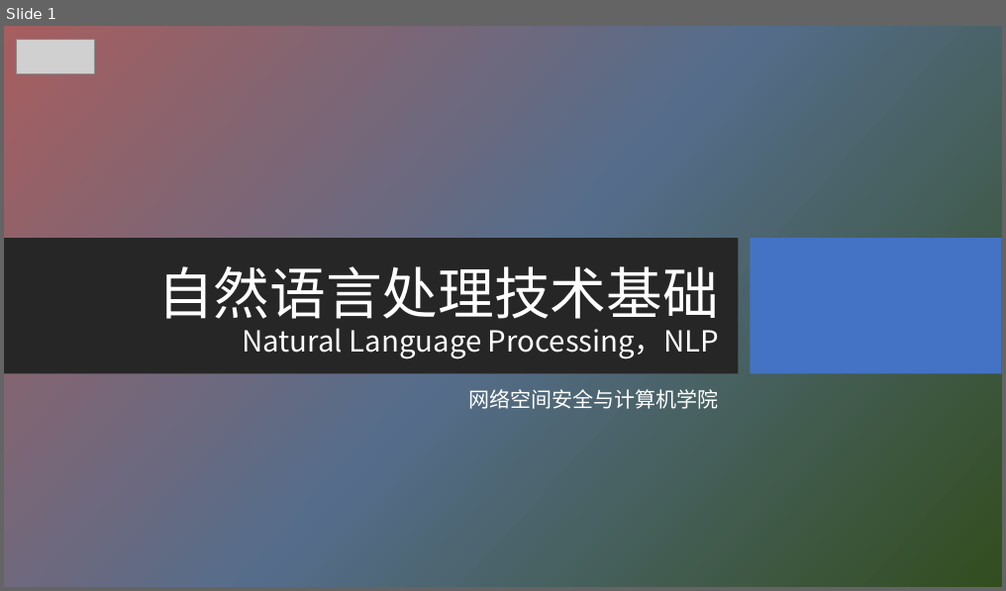
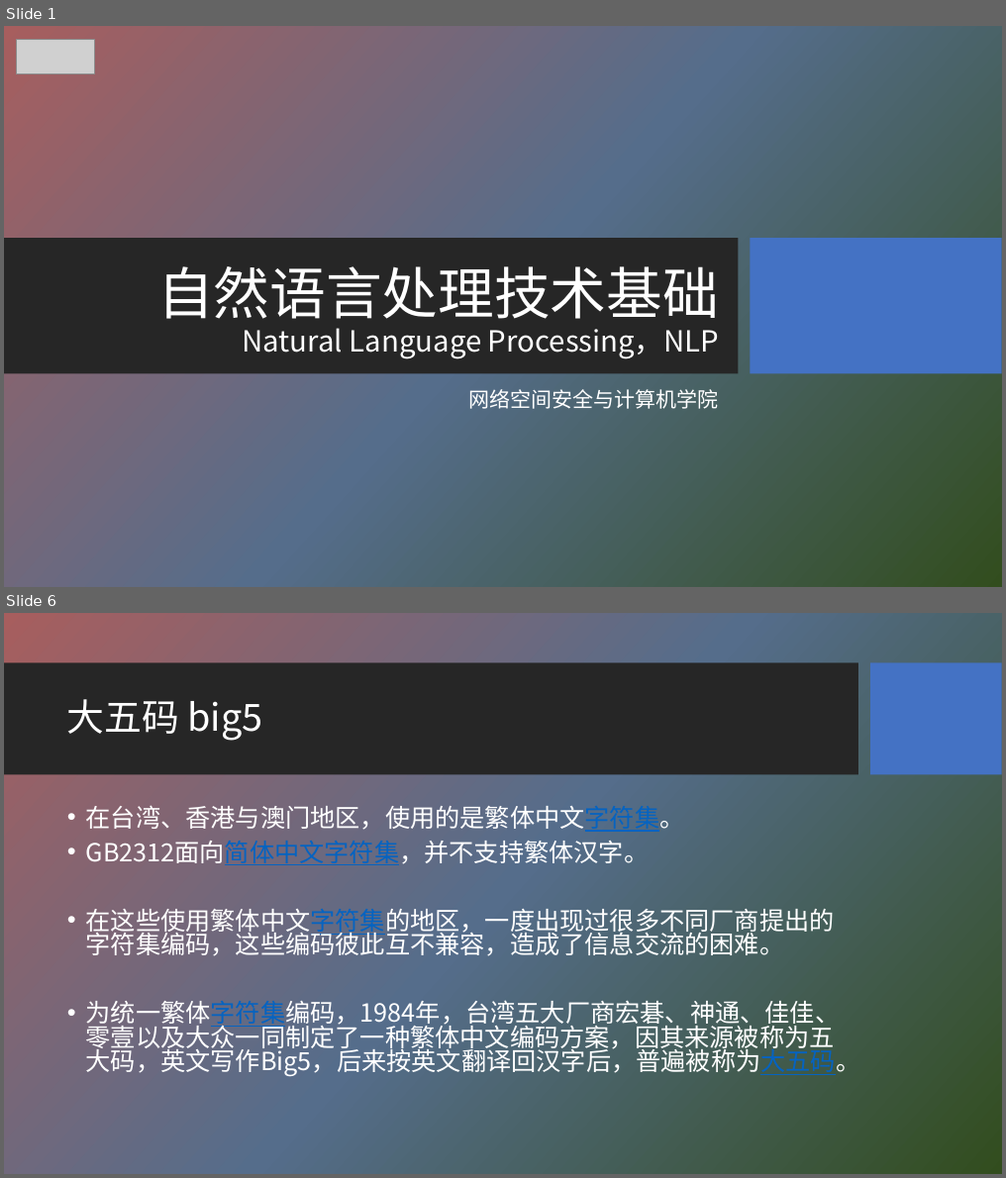
Before and after one commit to HBU/NLP_PPT, a slide deck: PPT-2020/ch06 字符编码与字频统计.pptx. Shown one above the other, each under a label of ours: slide 1 before the commit, slides 1 and 6 after it; the slides between them are not shown. The pictures are 1006x591 and 1006x1178 pixels, drawn with LibreOffice and Linux fonts; fonts in the diff are those of the drawing; grey boxes stand for pictures; background and template pictures are left out. Boxes give left, top, right and bottom in pixels: in the first picture for what was removed or moved away, otherwise in the second. Text is boxed around its words. In the diff, an @@ line names an element or a change of style, - is before the commit and + after.

```diff
--- a/PPT-2020/ch06 字符编码与字频统计.pptx
+++ b/PPT-2020/ch06 字符编码与字频统计.pptx
@@ slide 6 added at [4,613,1002,1174], background picture (left out) @@
@@ rectangle added at [4,663,858,775], fill #262626 @@
@@ rectangle added at [871,663,1002,775], fill #4472C4 @@
@@ title added at [67,699,263,741], 36 pt, text #FFFFFF @@
+大五码 big5
@@ text added at [86,805,861,1077], 24 pt, text #FFFFFF @@
+• 在台湾、香港与澳门地区，使用的是繁体中文字符集。
+• GB2312面向简体中文字符集，并不支持繁体汉字。
+• 在这些使用繁体中文字符集的地区，一度出现过很多不同厂商提出的字符集编码，这些编码彼此互不兼容，造成了信息交流的困难。
+• 为统一繁体字符集编码，1984年，台湾五大厂商宏碁、神通、佳佳、零壹以及大众一同制定了一种繁体中文编码方案，因其来源被称为五大码，英文写作Big5，后来按英文翻译回汉字后，普遍被称为大五码。
```
Also in this commit, not shown: 4 slides changed, 4 other slides added, 1 other file.
